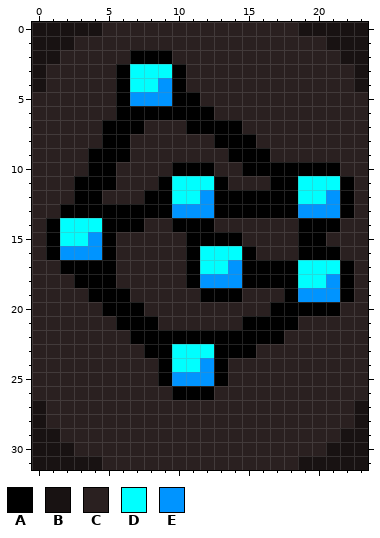
One commit to this pixel-art sprite: Sprites/Main/Neural Network/Echo State Network.png. Above: the version before the commit.
The file is 24x32 pixels.
Palette (. is transparent): A #000000  B #181212  C #2a2020  D #00ffff  E #0094ff
Pixels before, first column x 0:
 0 BBBBBCCCCCCCCCCCCCCBBBBB
 1 BBBCCCCCCCCCCCCCCCCCCBBB
 2 BBCCCCCAAACCCCCCCCCCCCBB
 3 BCCCCCADDDACCCCCCCCCCCCB
 4 BCCCCCADDEACCCCCCCCCCCCB
 5 CCCCCCAEEEAACCCCCCCCCCCC
 6 CCCCCCAAAAAAACCCCCCCCCCC
 7 CCCCCAAACCCAAAACCCCCCCCC
 8 CCCCCAACCCCCCAAACCCCCCCC
 9 CCCCAAACCCCCCCAAACCCCCCC
10 CCCCAACCCCAAACCAAAAAAACC
11 CCCAAACCCADDDACCCAADDDAC
12 CCCAACCCAADDEAAAAAADDEAC
13 CCAAAAAAAAEEEAAAAAAEEEAC
14 CADDDAAACCAAACCCCCCAAACC
15 CADDEACCCCCAAAACCCCAACCC
16 CAEEEACCCCCADDDACCCAAACC
17 CCAAAACCCCCADDEAAAADDDAC
18 CCCAAACCCCCAEEEAAAADDEAC
19 CCCCAAACCCCCAAACCCAEEEAC
20 CCCCCAAACCCCCCCCCAAAAACC
21 CCCCCCAAACCCCCCAAAACCCCC
22 CCCCCCCAAAAAAAAAAACCCCCC
23 CCCCCCCCAADDDAAACCCCCCCC
24 CCCCCCCCCADDEACCCCCCCCCC
25 CCCCCCCCCAEEEACCCCCCCCCC
26 CCCCCCCCCCAAACCCCCCCCCCC
27 BCCCCCCCCCCCCCCCCCCCCCCB
28 BCCCCCCCCCCCCCCCCCCCCCCB
29 BBCCCCCCCCCCCCCCCCCCCCBB
30 BBBCCCCCCCCCCCCCCCCCCBBB
31 BBBBBCCCCCCCCCCCCCCBBBBB
The result:
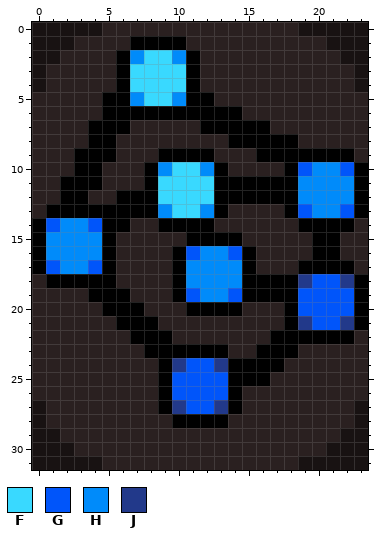
Colours new in this view: F #39d9ff  G #0055fa  H #008bfa  J #22398a
Changes in this commit:
{"y":1,"x":7,"old":"CCCC","new":"AAAA"}
{"y":2,"x":6,"old":"CAAACC","new":"AHFFHA"}
{"y":3,"x":7,"old":"DDDAC","new":"FFFFA"}
{"y":4,"x":7,"old":"DDEAC","new":"FFFFA"}
{"y":5,"x":5,"old":"C","new":"A"}
{"y":5,"x":7,"old":"EEEA","new":"HFFH"}
{"y":5,"x":12,"old":"C","new":"A"}
{"y":6,"x":5,"old":"C","new":"A"}
{"y":6,"x":13,"old":"CC","new":"AA"}
{"y":7,"x":4,"old":"C","new":"A"}
{"y":7,"x":7,"old":"A","new":"C"}
{"y":7,"x":11,"old":"A","new":"C"}
{"y":7,"x":15,"old":"CC","new":"AA"}
{"y":8,"x":4,"old":"C","new":"A"}
{"y":8,"x":6,"old":"A","new":"C"}
{"y":8,"x":13,"old":"A","new":"C"}
{"y":8,"x":16,"old":"CCC","new":"AAA"}
{"y":9,"x":3,"old":"C","new":"A"}
{"y":9,"x":6,"old":"A","new":"C"}
{"y":9,"x":9,"old":"CCCC","new":"AAAA"}
{"y":9,"x":14,"old":"AA","new":"CC"}
{"y":9,"x":17,"old":"CCCCCC","new":"AAAAAA"}
{"y":10,"x":3,"old":"C","new":"A"}
{"y":10,"x":5,"old":"A","new":"C"}
{"y":10,"x":8,"old":"CCAAAC","new":"AHFFHA"}
{"y":10,"x":15,"old":"AAA","new":"CCC"}
{"y":10,"x":19,"old":"AAACC","new":"GHHGA"}
{"y":11,"x":2,"old":"C","new":"A"}
{"y":11,"x":5,"old":"A","new":"C"}
{"y":11,"x":8,"old":"CADDD","new":"AFFFF"}
{"y":11,"x":14,"old":"CCC","new":"AAA"}
{"y":11,"x":19,"old":"DDDAC","new":"HHHHA"}
{"y":12,"x":2,"old":"C","new":"A"}
{"y":12,"x":4,"old":"A","new":"C"}
{"y":12,"x":6,"old":"CC","new":"AA"}
{"y":12,"x":9,"old":"ADDE","new":"FFFF"}
{"y":12,"x":19,"old":"DDEAC","new":"HHHHA"}
{"y":13,"x":1,"old":"C","new":"A"}
{"y":13,"x":9,"old":"AEEE","new":"HFFH"}
{"y":13,"x":14,"old":"AAAA","new":"CCCC"}
{"y":13,"x":19,"old":"EEEAC","new":"GHHGA"}
{"y":14,"x":0,"old":"CADDD","new":"AGHHG"}
{"y":14,"x":7,"old":"A","new":"C"}
{"y":14,"x":9,"old":"C","new":"A"}
{"y":14,"x":22,"old":"C","new":"A"}
{"y":15,"x":0,"old":"CADDE","new":"AHHHH"}
{"y":15,"x":19,"old":"A","new":"C"}
{"y":15,"x":21,"old":"C","new":"A"}
{"y":16,"x":0,"old":"CAEEE","new":"AHHHH"}
{"y":16,"x":10,"old":"CADDD","new":"AGHHG"}
{"y":16,"x":19,"old":"A","new":"C"}
{"y":17,"x":0,"old":"CCAAA","new":"AGHHG"}
{"y":17,"x":10,"old":"CADDE","new":"AHHHH"}
{"y":17,"x":16,"old":"AAADDD","new":"CCCAAA"}
{"y":18,"x":1,"old":"CC","new":"AA"}
{"y":18,"x":10,"old":"CAEEE","new":"AHHHH"}
{"y":18,"x":19,"old":"DDEAC","new":"JGGJA"}
{"y":19,"x":10,"old":"CCAAACCC","new":"AGHHGAAA"}
{"y":19,"x":19,"old":"EEEAC","new":"GGGGA"}
{"y":20,"x":11,"old":"CCCC","new":"AAAA"}
{"y":20,"x":17,"old":"A","new":"C"}
{"y":20,"x":19,"old":"AAACC","new":"GGGGA"}
{"y":21,"x":15,"old":"AAA","new":"CCC"}
{"y":21,"x":19,"old":"CCCCC","new":"JGGJA"}
{"y":22,"x":10,"old":"AAAAAAA","new":"CCCCCCC"}
{"y":22,"x":18,"old":"CCCCC","new":"AAAAA"}
{"y":23,"x":10,"old":"DDD","new":"AAA"}
{"y":23,"x":14,"old":"AACCC","new":"CCAAA"}
{"y":24,"x":10,"old":"DDEACCCC","new":"JGGJAAAA"}
{"y":25,"x":10,"old":"EEEACCC","new":"GGGGAAA"}
{"y":26,"x":9,"old":"CAAACC","new":"AGGGGA"}
{"y":27,"x":9,"old":"CCCCCC","new":"AJGGJA"}
{"y":28,"x":10,"old":"CCCC","new":"AAAA"}
{"label":"changed","picture_box":[32,36,368,428]}
